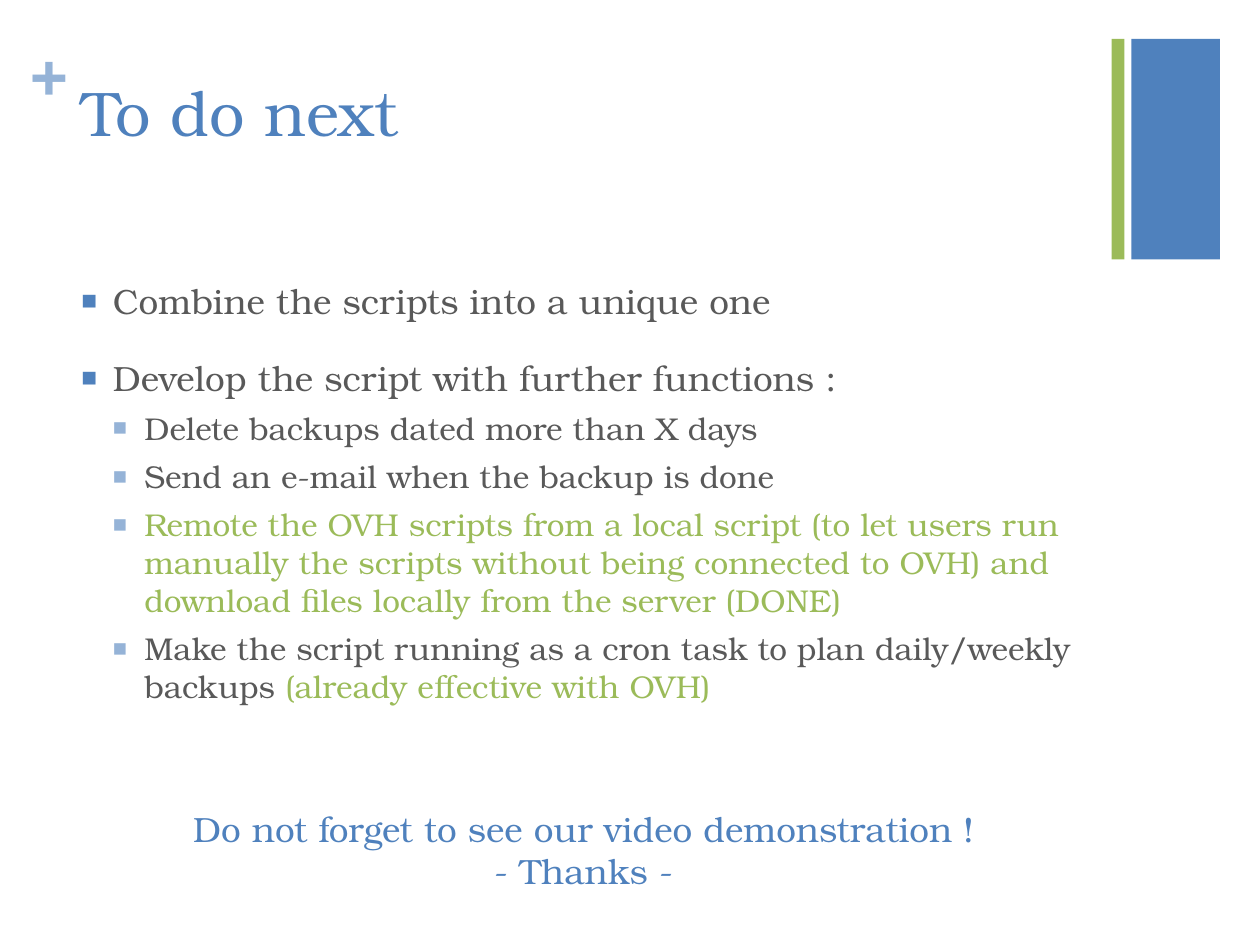
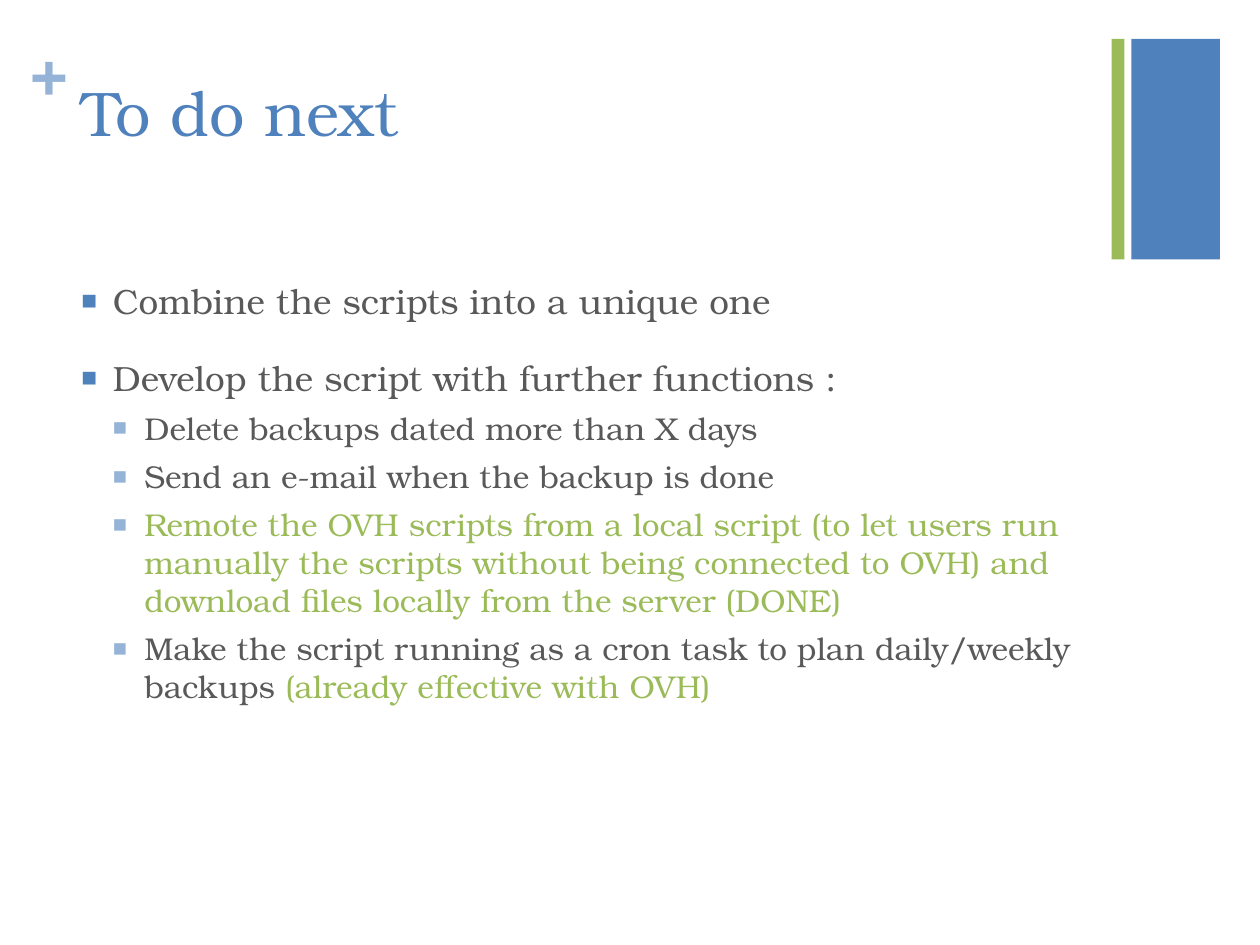
Before and after one commit to kiago/isepse2014, a slide deck: slide 10 of projects/easyBackup/easyBackupPresentation.pptx. Drawn at 1260x945 pixels with LibreOffice and Linux fonts; fonts in the diff are those of the drawing. Boxes give left, top, right and bottom in pixels: in the first picture for what was removed or moved away, otherwise in the second. Text is boxed around its words. In the diff, an @@ line names an element or a change of style, - is before the commit and + after.

Commit message:
Add video demo easyBackup VS FileZilla

```diff
--- a/projects/easyBackup/easyBackupPresentation.pptx
+++ b/projects/easyBackup/easyBackupPresentation.pptx
@@ text removed at [193, 816, 952, 885] @@
-Do not forget to see our video demonstration !
-- Thanks -
```
Also in this commit, not shown: 1 slide added, 1 other file.
